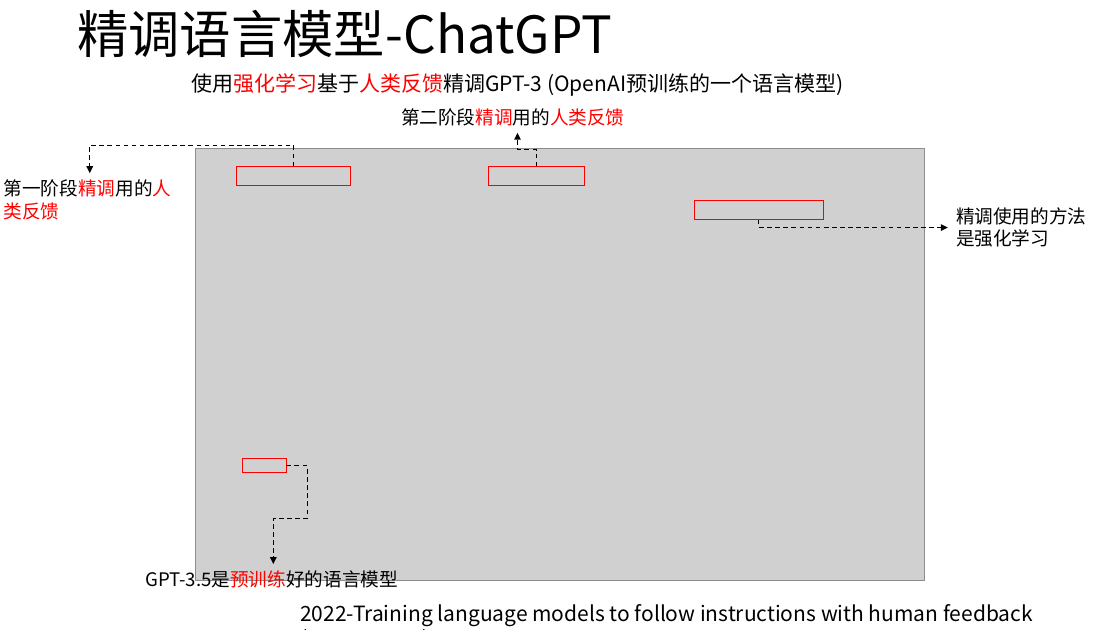
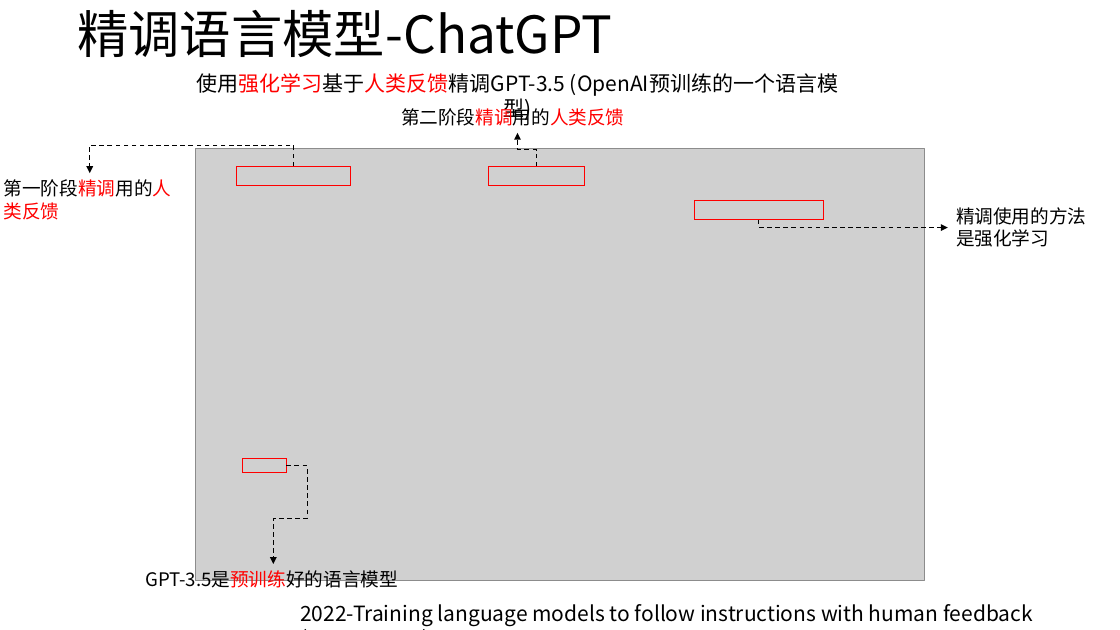
Before and after one commit to l294265421/ChatGPT-Techniques-Introduction-for-Everyone, a slide deck: slide 11 of docs/ChatGPT-从语言知识到知识库-all.pptx. Drawn at 1120x630 pixels with LibreOffice and Linux fonts; fonts in the diff are those of the drawing; grey boxes stand for pictures. Boxes give left, top, right and bottom in pixels: in the first picture for what was removed or moved away, otherwise in the second. Text is boxed around its words. In the diff, an @@ line names an element or a change of style, - is before the commit and + after.

Commit message:
完善ChatGPT-从语言知识到知识库-all

```diff
--- a/docs/ChatGPT-从语言知识到知识库-all.pptx
+++ b/docs/ChatGPT-从语言知识到知识库-all.pptx
@@ text at (197,73,565,93): text changed @@
-使用强化学习基于人类反馈精调GPT-3 (OpenAI预训练的一个语言模型)
+使用强化学习基于人类反馈精调GPT-3.5 (OpenAI预训练的一个语言模型)
```
Also in this commit, not shown: 1 other file.
